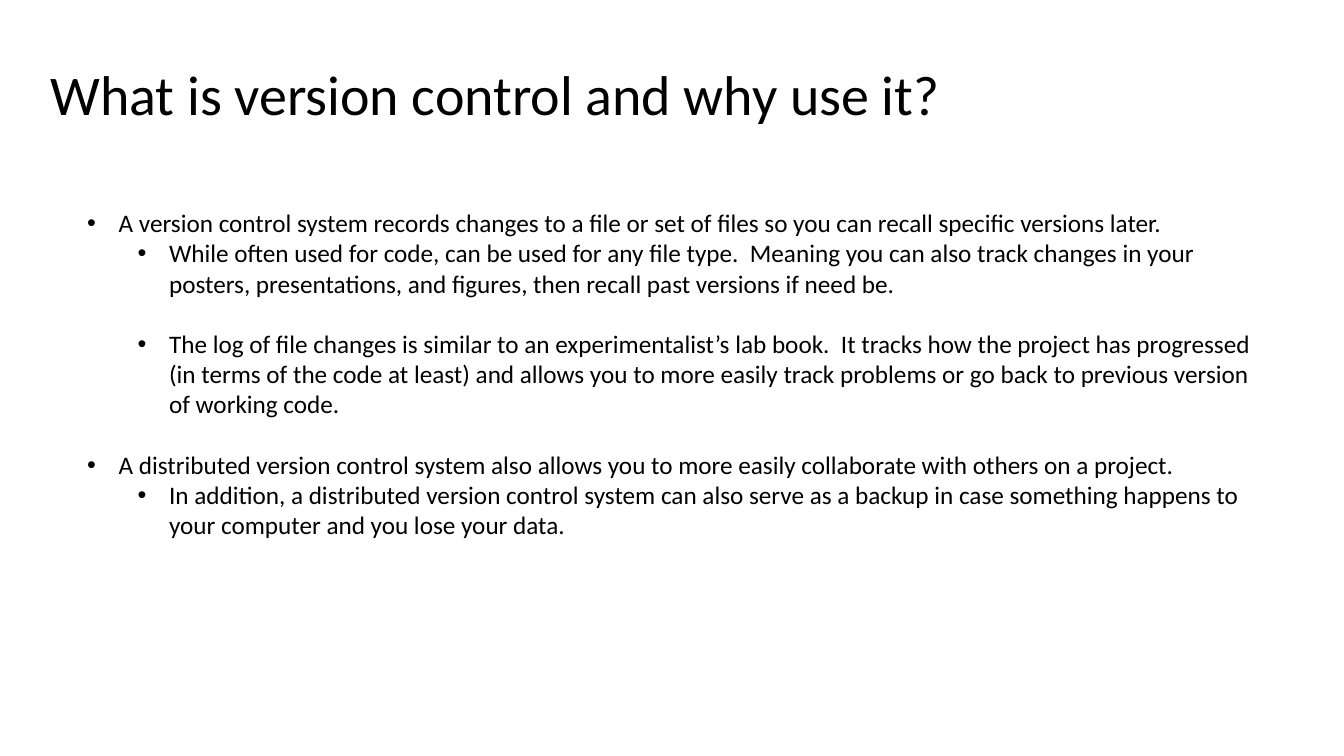
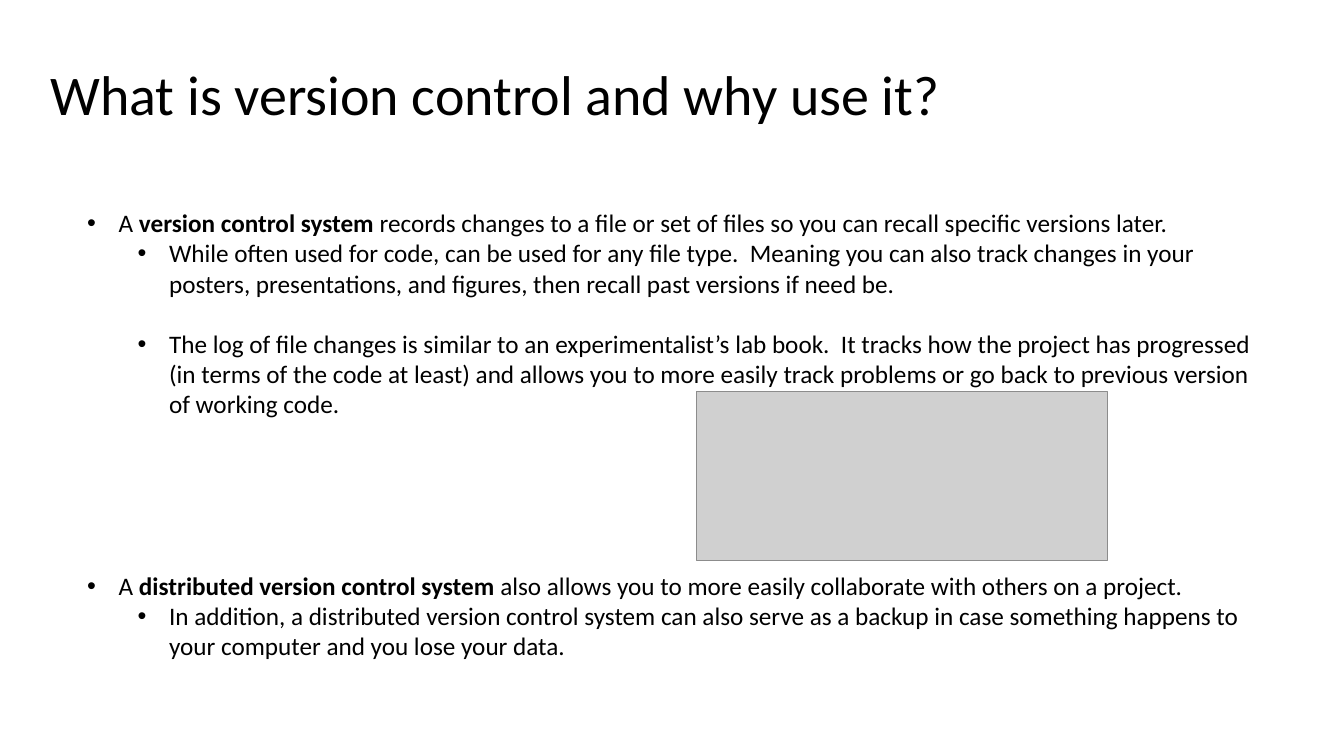
Before and after one commit to jwrauch/git-group-meeting-presentation, a slide deck: slide 3 of learn-to-git.pptx (slide 5 before the commit). Drawn at 1344x756 pixels with LibreOffice and Linux fonts; fonts in the diff are those of the drawing; grey boxes stand for pictures. Boxes give left, top, right and bottom in pixels: in the first picture for what was removed or moved away, otherwise in the second. Text is boxed around its words. In the diff, an @@ line names an element or a change of style, - is before the commit and + after.

Commit message:
Added a few figures in the beginning slides

```diff
--- a/learn-to-git.pptx
+++ b/learn-to-git.pptx
@@ text at [119,214,1182,600]: bold on in "version control system", "distributed version control system" @@
@@ picture added at [697,391,1108,561] @@
```
Also in this commit, not shown: 2 other slides changed, 6 slides added, 1 slide removed.
